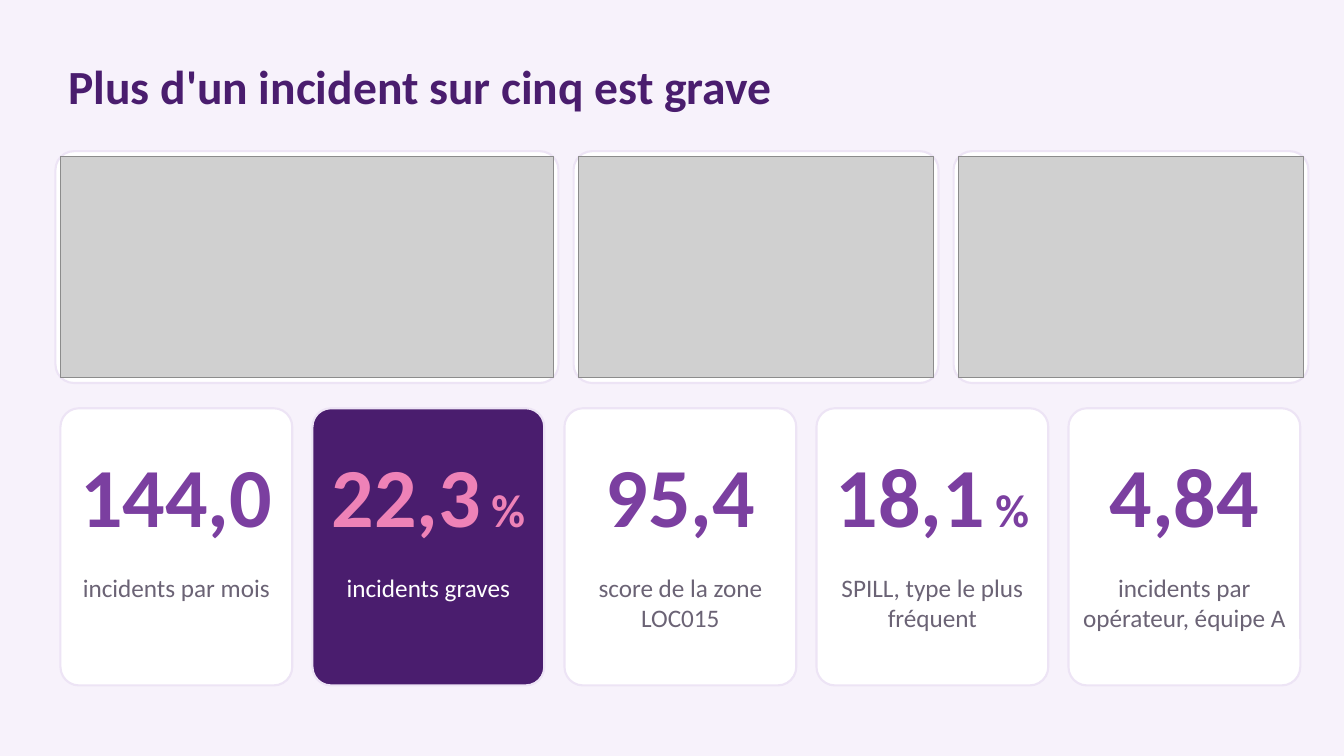
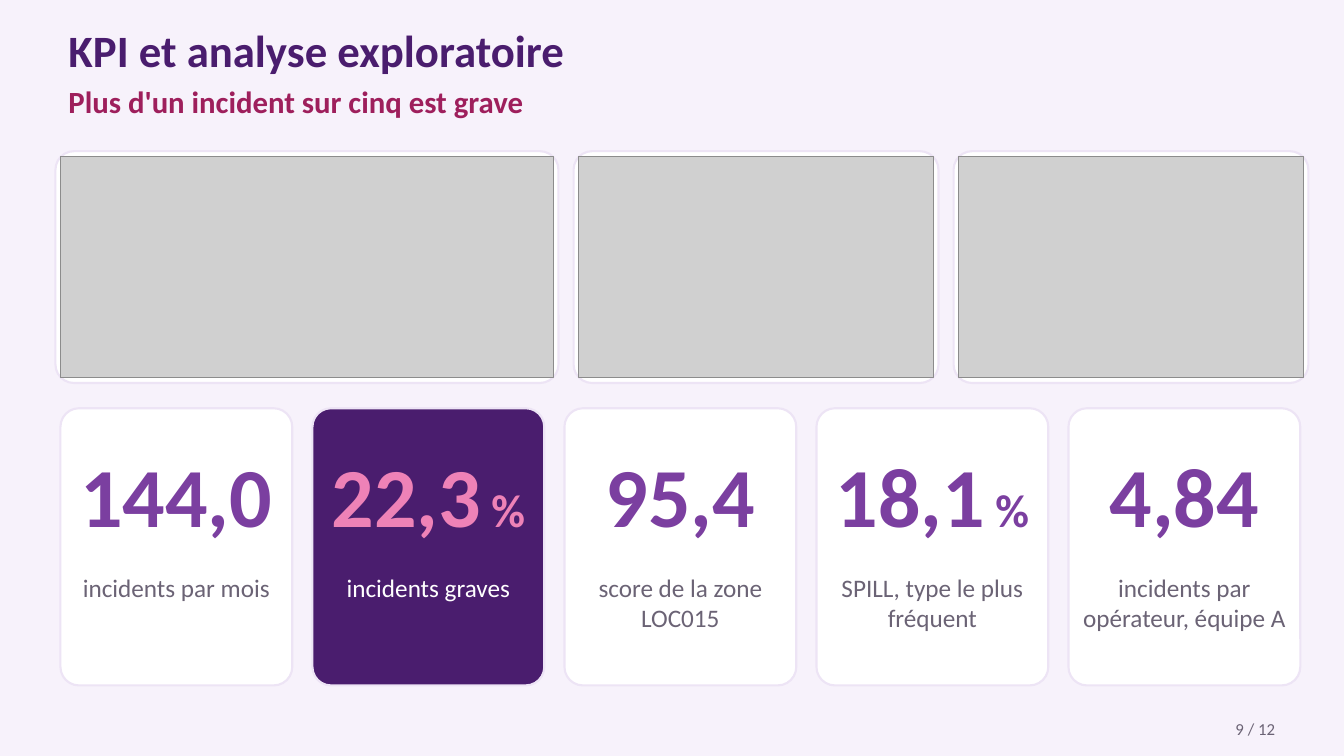
Before and after one commit to fatouu50/Port-Safety-Incident-Analytics-M2-IAMD-Gestion-des-Donn-es-Massives-, a slide deck: slide 9 of 09_PRESENTATION/presentation_projet11.pptx. Drawn at 1344x756 pixels with LibreOffice and Linux fonts; fonts in the diff are those of the drawing; grey boxes stand for pictures. Boxes give left, top, right and bottom in pixels: in the first picture for what was removed or moved away, otherwise in the second. Text is boxed around its words. In the diff, an @@ line names an element or a change of style, - is before the commit and + after.

```diff
--- a/09_PRESENTATION/presentation_projet11.pptx
+++ b/09_PRESENTATION/presentation_projet11.pptx
@@ text added at <box>68,35,563,74</box>, 32 pt, text #4A1D6E, bold @@
+KPI et analyse exploratoire
@@ text "Plus d'un incident sur cinq ...": place and size @@
-text "Plus d'un incident sur cinq ..." at <box>68,70,771,112</box>
+text "Plus d'un incident sur cinq ..." at <box>68,91,523,119</box>
@@ text "Plus d'un incident sur cinq ..." at <box>68,91,523,119</box>: size 34 to 22 pt, text colour #4A1D6E to #9E1F5C @@
@@ text added at <box>1235,724,1275,735</box>, 12 pt, text #6B6375 @@
+9 / 12
```
Also in this commit, not shown: 10 other slides changed, 2 other files.
